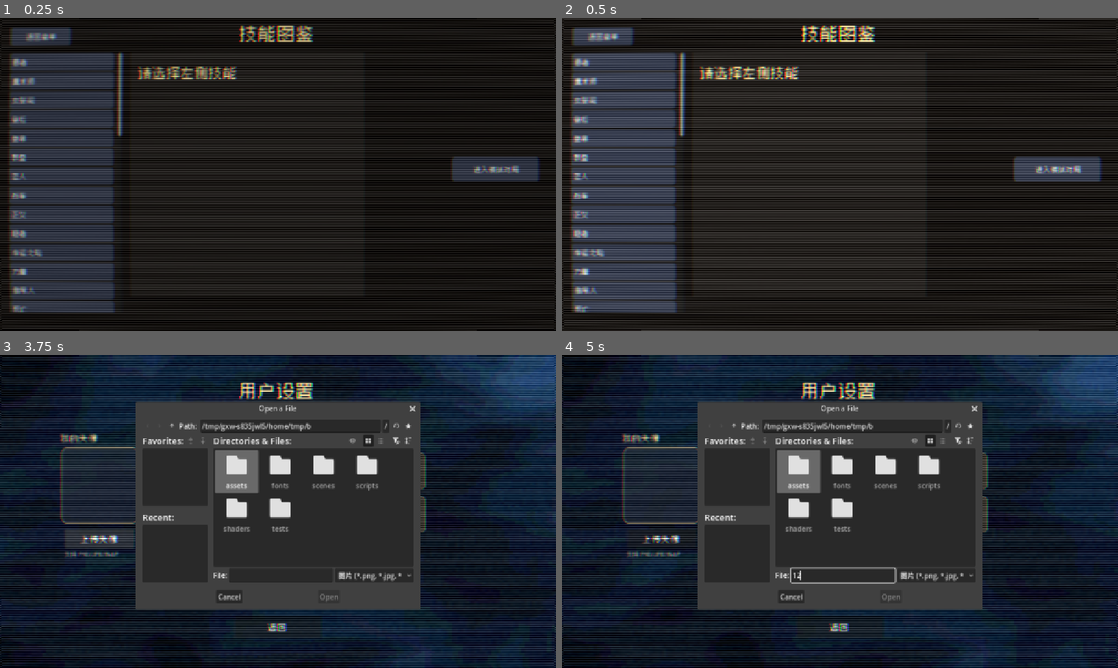
Above: before the commit, frames 1-4 (two rows, left to right).
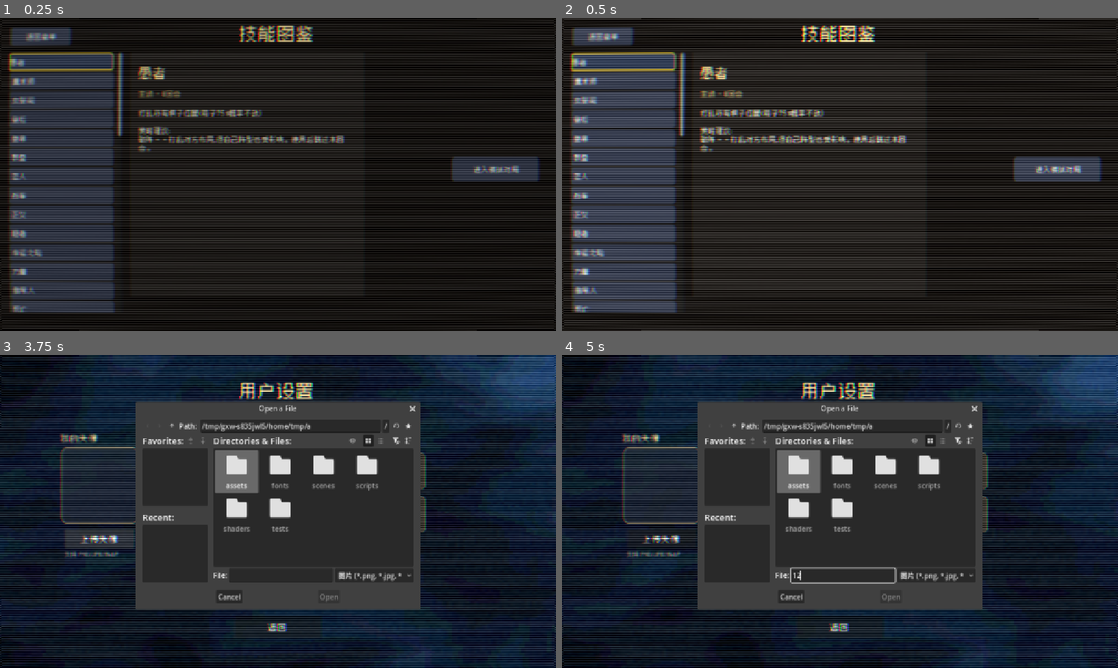
Above: after the commit, the same moments.

Repository: Lurongshika/ChessGame
Game: Godot game, scene res://scenes/manual.tscn
Two runs of this game, one before a commit and one after it. Both use one fixed random seed, a clock stepped at 60 frames per second and the inputs below. This scene is started directly instead of the project's main scene.
Inputs (mouse positions are in pixels of both pictures, inside the frame that each line leads up to):
- Up to frame 1 (0.25 s): no input
- Up to frame 2 (0.5 s): no input
- Up to frame 3 (3.75 s): click "返回菜单" at 0.5 s; click "人机对战" at 1.25 s; click (539, 649) at 2.02 s; click (300, 558) at 2.77 s; type "12" at 2.85 s; click "上传头像" at 3.5 s
- Up to frame 4 (5 s): click (845, 574) at 4.27 s; type "12" at 4.35 s

The runs differ from the first frame. In frame 1, 2.5% of the frame differs, in the area x 1-62%, y 10-43%; in frame 2, 2.6%; in frame 3, less than 0.1%; in frame 4, less than 0.1%.

Commit message:
技能图鉴默认选中愚者+高亮

Diff:
--- a/scripts/manual.gd
+++ b/scripts/manual.gd
@@ -1596,6 +1596,11 @@
 	var right_btn := _make_button("进入模拟对局", Vector2(1040, 320), Vector2(200, 56))
 	right_btn.pressed.connect(_start_demo)
 	add_child(right_btn)
+
+	# 默认选中第一个技能(愚者)
+	if not Perks.PERKS_NORMAL.is_empty():
+		_select_skill(Perks.PERKS_NORMAL[0]["id"])
+		_highlight_first_skill()
 
 
 func _build_list() -> void:
@@ -1615,6 +1620,20 @@
 		b2.alignment = HORIZONTAL_ALIGNMENT_LEFT
 		b2.pressed.connect(func(sid: String = id2): _select_skill(sid))
 		list_box.add_child(b2)
+
+
+# 高亮列表第一个按钮(默认选中)
+func _highlight_first_skill() -> void:
+	if list_box != null and list_box.get_child_count() > 0:
+		var first: Button = list_box.get_child(0)
+		var sb := StyleBoxFlat.new()
+		sb.bg_color = Color(0.18, 0.22, 0.3)
+		sb.set_corner_radius_all(4)
+		sb.border_color = Color(0.95, 0.8, 0.2)
+		sb.set_border_width_all(2)
+		first.add_theme_stylebox_override("normal", sb)
+		first.add_theme_stylebox_override("hover", sb)
+		first.add_theme_stylebox_override("pressed", sb)
 
 
 # 点击技能:显示技能描述(不立即进对局)
